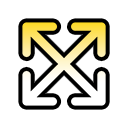
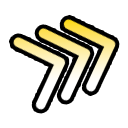
Comparing the layer stacks of the two 128×128 images. Changes:
added layer "Chevrons Triple Right (2)" in group "Icons" over [12, 18, 116, 110]
hid "ArrowsDiagonalOut-ezgif.com-svg-to-png-converter" over [22, 22, 106, 106]
